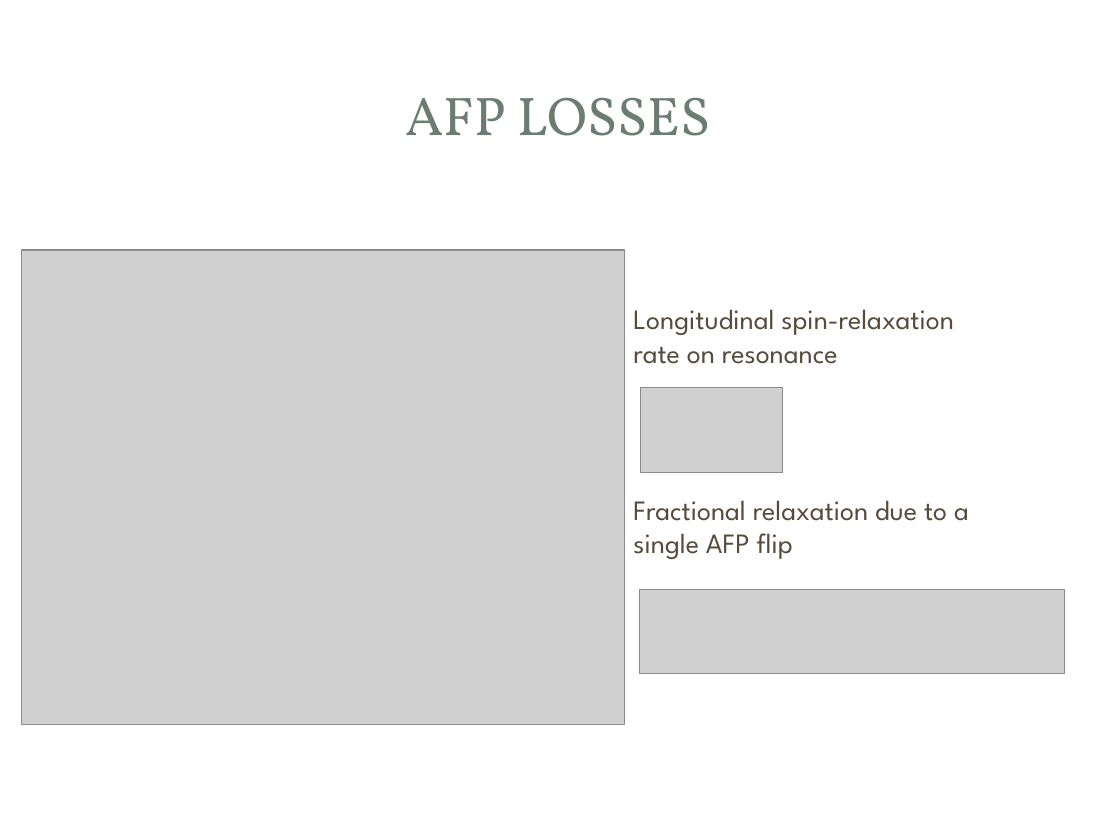
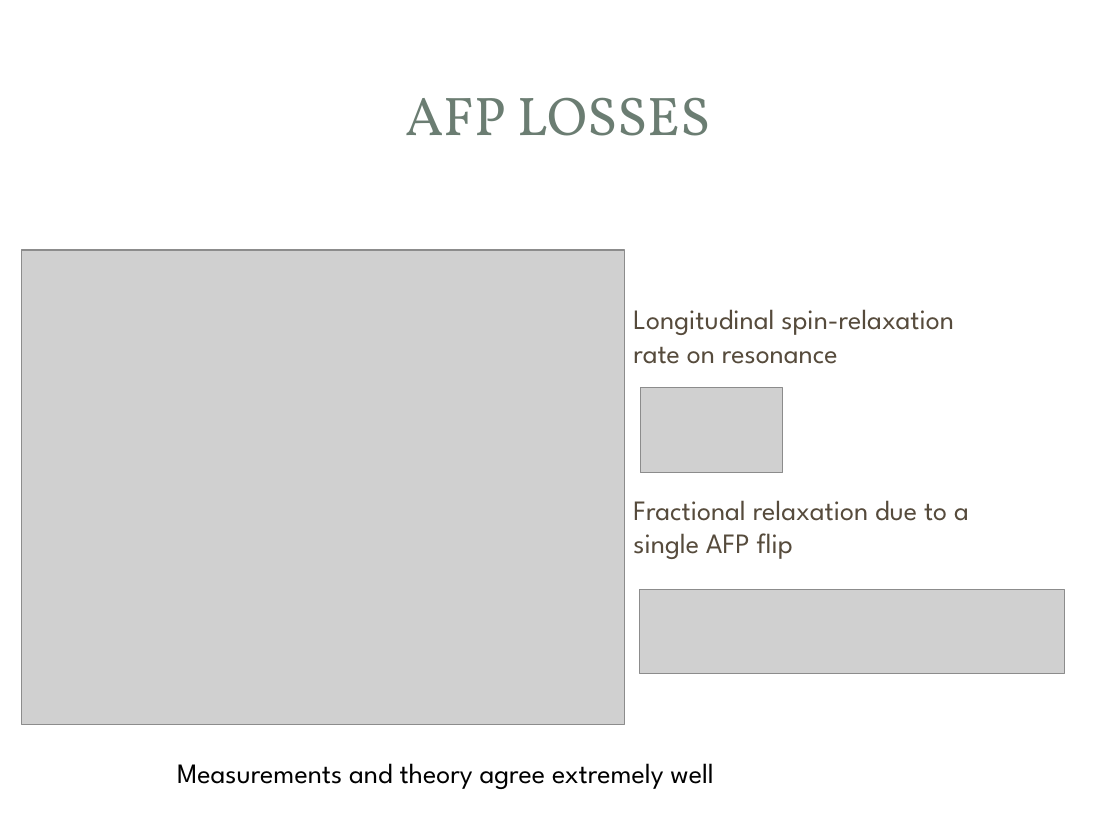
Before and after one commit to yw6vp/Final-Presentation, a slide deck: slide 13 of Defense.pptx. Drawn at 1120x840 pixels with LibreOffice and Linux fonts; fonts in the diff are those of the drawing; grey boxes stand for pictures; background and template pictures are left out. Boxes give left, top, right and bottom in pixels: in the first picture for what was removed or moved away, otherwise in the second. Text is boxed around its words. In the diff, an @@ line names an element or a change of style, - is before the commit and + after.

```diff
--- a/Defense.pptx
+++ b/Defense.pptx
@@ text added at <box>177,763,713,789</box>, 18 pt, text #000000 @@
+Measurements and theory agree extremely well
```
Also in this commit, not shown: 1 other slide changed, 7 slides added.
